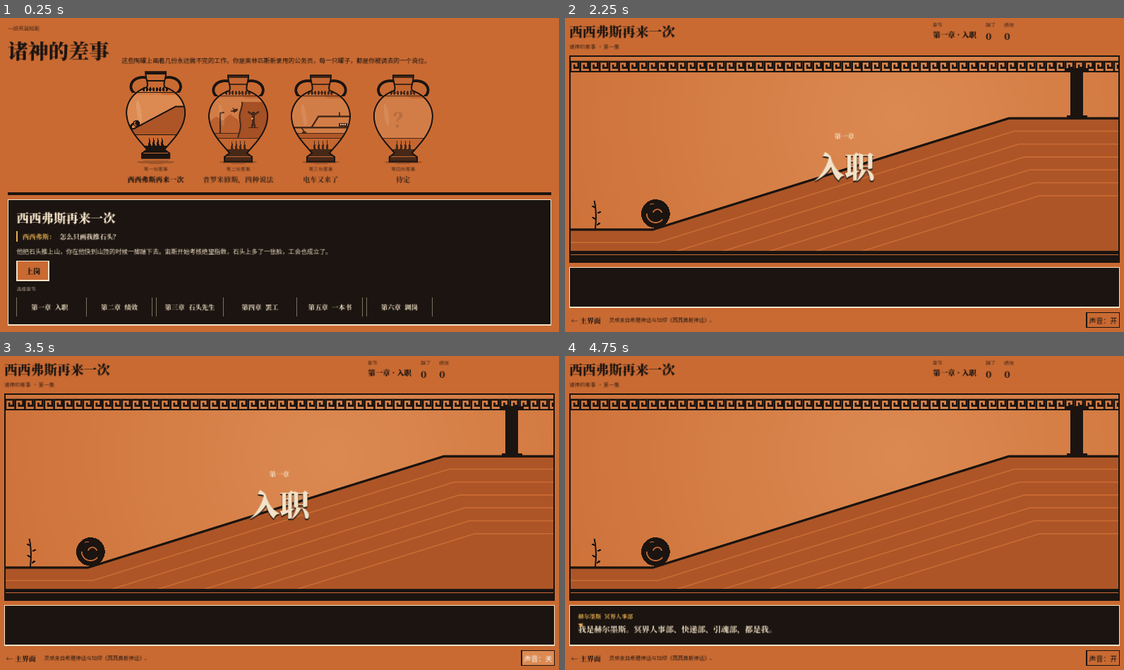
Above: before the commit, frames 1-4 (two rows, left to right).
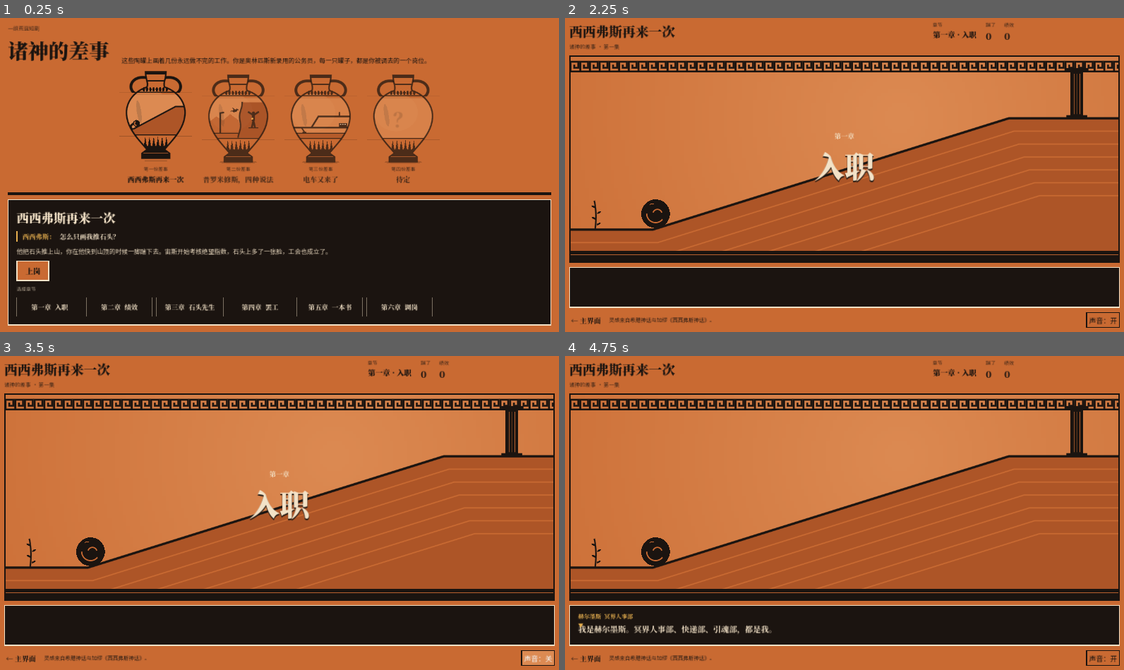
Above: after the commit, the same moments.

Repository: sunnyyan991/Sisyphus
Game: Godot game, scene res://scenes/menu.tscn
Same seed, same stepped clock (60 frames per second), same inputs: the game is played once before the commit and once after it.
Inputs (mouse positions are in pixels of both pictures, inside the frame that each line leads up to):
- Up to frame 1 (0.25 s): no input
- Up to frame 2 (2.25 s): click "上岗" at 0.5 s; click "← 主界面" at 1.25 s; click "从头开始" at 2 s
- Up to frame 3 (3.5 s): click "声音：开" at 2.75 s
- Up to frame 4 (4.75 s): click "声音：关" at 3.5 s; tap Enter at 4.25, 4.35 s; move the mouse to (967, 497) at 4.27 s; hold Right from 4.28 s (still down); click (967, 497) at 4.42 s; tap Space at 4.52 s

The runs differ from the first frame. In frame 1, 1.4% of the frame differs, in the area x 21-79%, y 16-47%; in frame 2, 0.5%; in frame 3, 0.5%; in frame 4, 0.5%.

Commit message:
Godot: render static art once into textures to raise frame rate
- CachedLayer draws into a SubViewport once and shows the texture
- Episode backdrop and the static parts of each vase use it; only moving
  things are redrawn each frame, and only the selected vase animates
- Screen shake moves the layers instead of redrawing them
- Draw calls per frame: menu 412 -> 68, episode 280 -> 67
- Add tests/bench.tscn to measure frame time

Co-Authored-By: Claude Opus 5.5 <noreply@anthropic.com>
Claude-Session: https://claude.ai/code/session_01W22noXedUE3fMor4KsuWDA

Diff:
--- /dev/null
+++ b/godot-project/scripts/cached_layer.gd
@@ -0,0 +1,49 @@
+class_name CachedLayer
+extends Control
+## A layer that renders its drawing into a texture once and then shows that texture,
+## so a static picture costs one draw call per frame instead of hundreds.
+## Connect to `paint` to draw; call refresh() when the picture changes.
+
+signal paint(cv: CanvasItem)
+
+var _vp: SubViewport
+var _canvas: Node2D
+var _rect: TextureRect
+
+
+func _init() -> void:
+	mouse_filter = Control.MOUSE_FILTER_IGNORE
+	set_anchors_and_offsets_preset(Control.PRESET_FULL_RECT)
+	_vp = SubViewport.new()
+	_vp.transparent_bg = true
+	_vp.disable_3d = true
+	_vp.render_target_update_mode = SubViewport.UPDATE_ONCE
+	add_child(_vp)
+	_canvas = Node2D.new()
+	_vp.add_child(_canvas)
+	_canvas.draw.connect(func(): paint.emit(_canvas))
+	_rect = TextureRect.new()
+	_rect.set_anchors_and_offsets_preset(Control.PRESET_FULL_RECT)
+	_rect.mouse_filter = Control.MOUSE_FILTER_IGNORE
+	_rect.expand_mode = TextureRect.EXPAND_IGNORE_SIZE
+	_rect.stretch_mode = TextureRect.STRETCH_SCALE
+	_rect.texture = _vp.get_texture()
+	add_child(_rect)
+	resized.connect(refresh)
+
+
+## Re-render the picture into the texture (at screen resolution, so it stays sharp).
+func refresh() -> void:
+	if not is_inside_tree() or size.x < 1.0 or size.y < 1.0:
+		return
+	var k := get_viewport().get_final_transform().get_scale().x if get_viewport() else 1.0
+	k = clampf(k, 1.0, 3.0)
+	_vp.size = Vector2i(ceili(size.x * k), ceili(size.y * k))
+	_canvas.scale = Vector2(k, k)
+	_canvas.queue_redraw()
+	_vp.render_target_update_mode = SubViewport.UPDATE_ONCE
+
+
+func _notification(what: int) -> void:
+	if what == NOTIFICATION_ENTER_TREE:
+		refresh.call_deferred()
--- a/godot-project/scripts/episode_base.gd
+++ b/godot-project/scripts/episode_base.gd
@@ -33,6 +33,8 @@
 
 # ---------- UI nodes ----------
 var stage: Control
+var bg_layer: CachedLayer   # static backdrop, rendered once into a texture
+var fx_layer: Control   # everything that moves, redrawn every frame
 var hud_box: HBoxContainer
 var chap_value: Label
 var who_label: Label
@@ -73,6 +75,7 @@
 func custom_tap(_s: Dictionary, _pos) -> void: pass
 func custom_key(_e: InputEventKey) -> bool: return false
 func custom_update(_dt: float) -> void: pass
+func draw_backdrop(_cv: CanvasItem) -> void: pass
 func draw_scene(_cv: CanvasItem) -> void: pass
 func draw_front(_cv: CanvasItem) -> void: pass
 func end_texts() -> Dictionary: return {"text": "", "quote": "", "verdict": ""}
@@ -171,8 +174,15 @@
 	stage.clip_contents = true
 	stage.mouse_filter = Control.MOUSE_FILTER_STOP
 	frame.add_child(stage)
-	stage.draw.connect(_on_stage_draw)
 	stage.gui_input.connect(_on_stage_input)
+	bg_layer = CachedLayer.new()
+	bg_layer.paint.connect(func(c): draw_backdrop(c))
+	stage.add_child(bg_layer)
+	fx_layer = Control.new()
+	fx_layer.set_anchors_and_offsets_preset(Control.PRESET_FULL_RECT)
+	fx_layer.mouse_filter = Control.MOUSE_FILTER_IGNORE
+	fx_layer.draw.connect(_on_stage_draw)
+	stage.add_child(fx_layer)
 	_build_cards()
 
 	# dialogue scroll
@@ -508,7 +518,19 @@
 		d["p"] += d["v"] * dt
 		d["v"].y += 220.0 * dt
 	dust = dust.filter(func(d): return d["life"] > 0.0)
-	stage.queue_redraw()
+	# screen shake moves the two layers instead of re-drawing the backdrop
+	var off := Vector2.ZERO
+	if shake > 0.0:
+		var k := shake * 30.0
+		off = Vector2((randf() - 0.5) * k, (randf() - 0.5) * k)
+	bg_layer.position = off
+	fx_layer.position = off
+	fx_layer.queue_redraw()
+
+
+## Ask for the static backdrop to be repainted (when something in it changes).
+func redraw_backdrop() -> void:
+	bg_layer.refresh()
 
 
 # ===== drawing =====
@@ -525,12 +547,9 @@
 
 
 func _on_stage_draw() -> void:
-	var cv := stage
+	var cv := fx_layer
 	var size := stage.size
 	shake_off = Vector2.ZERO
-	if shake > 0.0:
-		var k := shake * 30.0
-		shake_off = Vector2((randf() - 0.5) * k, (randf() - 0.5) * k)
 	xf_reset(cv)
 	heads.clear()
 	draw_scene(cv)
--- a/godot-project/scripts/episodes/sisyphus.gd
+++ b/godot-project/scripts/episodes/sisyphus.gd
@@ -557,9 +557,13 @@
 
 
 # ---------- drawing ----------
+func draw_backdrop(cv: CanvasItem) -> void:
+	geo()
+	_scene(cv)
+
+
 func draw_scene(cv: CanvasItem) -> void:
 	geo()
-	_scene(cv)
 	_book(cv)
 	_actors(cv)
 	_boulder(cv)
--- a/godot-project/scripts/menu.gd
+++ b/godot-project/scripts/menu.gd
@@ -12,7 +12,9 @@
 const QUIP_MID := {"sisyphus": 3, "prometheus": 4, "trolley": 4, "tbd": 99}
 
 var sel := 0
-var vases: Array[Control] = []
+var vases: Array[Control] = []        # one holder per vase
+var paints: Array[Control] = []       # the animated painting layer of each vase
+var layers: Array[Control] = []       # every layer, for full repaints
 var t := 0.0
 var info: VBoxContainer
 var scroll: ScrollContainer
@@ -66,10 +68,17 @@
 		item.mouse_filter = Control.MOUSE_FILTER_STOP
 		item.mouse_default_cursor_shape = Control.CURSOR_POINTING_HAND
 		item.gui_input.connect(_on_vase_input.bind(i))
+		# a vase is three stacked layers: body (static), painting (animated), bands and outline (static)
 		var canvas := Control.new()
 		canvas.custom_minimum_size = Vector2(165, 215)
 		canvas.mouse_filter = Control.MOUSE_FILTER_IGNORE
-		canvas.draw.connect(_draw_vase.bind(canvas, i))
+		for kind in ["base", "paint", "top"]:
+			var layer := CachedLayer.new()
+			layer.paint.connect(_draw_layer.bind(layer, i, kind))
+			canvas.add_child(layer)
+			layers.append(layer)
+			if kind == "paint":
+				paints.append(layer)
 		item.add_child(canvas)
 		var no := _label("第%s份差事" % e["no"], Game.sans, 11, Color(Game.INK, 0.7))
 		no.horizontal_alignment = HORIZONTAL_ALIGNMENT_CENTER
@@ -100,6 +109,7 @@
 	info.add_theme_constant_override("separation", 10)
 	panel.add_child(info)
 	_render_info()
+	_repaint_all.call_deferred()
 
 
 func _label(txt: String, font: Font, size: int, c: Color) -> Label:
@@ -218,6 +228,7 @@
 	Game.set_menu_sel(i)
 	Game.sfx("tick")
 	_render_info()
+	_repaint_all()
 	var item: Control = vases[i].get_parent()
 	scroll.ensure_control_visible(item)
 
@@ -236,8 +247,18 @@
 
 func _process(dt: float) -> void:
 	t += dt
-	for v in vases:
-		v.queue_redraw()
+	paints[sel].refresh()
+
+
+func _repaint_all() -> void:
+	for l in layers:
+		l.refresh()
+	for i in vases.size():
+		var lift := -8.0 if i == sel else 0.0
+		for l in vases[i].get_children():
+			l.position.y = lift
+		# unselected vases fade a little toward the wall
+		vases[i].modulate = Color(1, 1, 1, 1.0 if i == sel else 0.72)
 
 
 # ---------- the vase ----------
@@ -254,15 +275,32 @@
 	return pts
 
 
-## The vase's left edge as (y -> x), from its outline. The vase is symmetric.
-func _left_x(poly: PackedVector2Array, w: float, y: float) -> float:
-	var half := poly.size() / 2
-	for i in range(1, half):
-		var a := poly[i - 1]
-		var b := poly[i]
-		if (a.y <= y and b.y >= y) and b.y != a.y:
-			return lerpf(a.x, b.x, (y - a.y) / (b.y - a.y))
-	return w * 0.5
+var _geo_size := Vector2.ZERO
+var _poly := PackedVector2Array()
+var _left := PackedFloat32Array()   # left edge x for each pixel row
+
+
+func _geometry(w: float, h: float) -> PackedVector2Array:
+	if _geo_size != Vector2(w, h):
+		_geo_size = Vector2(w, h)
+		_poly = _vase_poly(w, h)
+		_left.resize(int(h) + 2)
+		var half := _poly.size() / 2
+		for row in _left.size():
+			var y := float(row)
+			_left[row] = w * 0.5
+			for i in range(1, half):
+				var a := _poly[i - 1]
+				var b := _poly[i]
+				if a.y <= y and b.y >= y and b.y != a.y:
+					_left[row] = lerpf(a.x, b.x, (y - a.y) / (b.y - a.y))
+					break
+	return _poly
+
+
+## The vase's left edge at height y. The vase is symmetric.
+func _left_x(_poly_unused: PackedVector2Array, _w: float, y: float) -> float:
+	return _left[clampi(int(y), 0, _left.size() - 1)]
 
 
 ## A horizontal band between y0 and y1 that follows the vase's outline.
@@ -280,73 +318,69 @@
 	c.draw_colored_polygon(left, col)
 
 
-func _draw_vase(c: Control, i: int) -> void:
+func _draw_layer(c: CanvasItem, layer: CachedLayer, i: int, kind: String) -> void:
 	var e: Dictionary = Game.EPISODES[i]
 	var active := i == sel
-	var w := c.size.x
-	var h := c.size.y
-	var lift := -8.0 if active else 0.0
-	c.draw_set_transform(Vector2(0, lift))
-	# shadow
-	Paint.ellipse(c, Vector2(w * 0.5, h * 0.975 - lift), w * 0.26, h * 0.018, 0.0, Color(Game.INK, 0.25))
-	# handles
-	for s in [[1.0, 0.36], [-1.0, 0.64]]:
-		var x: float = s[1]
-		var sg: float = s[0]
-		Paint.polyline(c, Paint.cubic_pts(Vector2(w * x, h * .12), Vector2(w * (x - sg * .2), h * .1), Vector2(w * (x - sg * .26), h * .24), Vector2(w * (x - sg * .14), h * .29)), Game.INK, maxf(3.0, w * 0.03))
-	var poly := _vase_poly(w, h)
-	c.draw_colored_polygon(poly, Game.CLAY)
-	Paint.ellipse(c, Vector2(w * 0.4, h * 0.45), w * 0.3, h * 0.2, 0.0, Color(Game.LIGHT, 0.6))
-	# the painted panel: draw the painting, then mask what falls outside the vase
-	var px := w * 0.1
-	var py := h * 0.3
-	var pw := w * 0.8
-	var ph := h * 0.42
-	cv = c
-	W = pw
-	H = ph
-	c.draw_set_transform(Vector2(px, py + lift))
-	_paint(e["id"], t if active else 1.4 + i, Game.ep_progress(e["id"]))
-	c.draw_set_transform(Vector2(0, lift))
-	var lm := PackedVector2Array([Vector2(-20, py - 4)])
-	var rm := PackedVector2Array([Vector2(w + 20, py - 4)])
-	for k in 15:
-		var y := lerpf(py - 4, py + ph + 4, k / 14.0)
-		var lx := _left_x(poly, w, y)
-		lm.append(Vector2(lx, y))
-		rm.append(Vector2(w - lx, y))
-	lm.append(Vector2(-20, py + ph + 4))
-	rm.append(Vector2(w + 20, py + ph + 4))
-	c.draw_colored_polygon(lm, Game.CLAY)
-	c.draw_colored_polygon(rm, Game.CLAY)
-	# lip, neck bands, tongues, rays and foot
-	_band(c, poly, w, h * 0.06, h * 0.09, Game.INK)
-	_band(c, poly, w, h * 0.15, h * 0.162, Game.INK)
-	for k in 14:
-		var x := w * (0.2 + k * 0.045)
-		var lx := _left_x(poly, w, h * 0.245)
-		if x > lx + 3 and x < w - lx - 3:
-			Paint.ellipse(c, Vector2(x, h * 0.245), w * 0.016, h * 0.022, 0.0, Game.INK)
-	_band(c, poly, w, h * 0.27, h * 0.278, Game.INK)
-	_band(c, poly, w, h * 0.72, h * 0.73, Game.INK)
-	_band(c, poly, w, h * 0.84, h * 0.97, Game.INK)
-	for k in 10:
-		var x := w * (0.24 + k * 0.058)
-		var lx := _left_x(poly, w, h * 0.84)
-		if x - w * 0.02 > lx and x + w * 0.02 < w - lx:
-			c.draw_colored_polygon(PackedVector2Array([Vector2(x - w * 0.02, h * 0.84), Vector2(x, h * 0.745), Vector2(x + w * 0.02, h * 0.84)]), Game.INK)
-	c.draw_line(Vector2(w * 0.31, h * 0.92), Vector2(w * 0.69, h * 0.92), Game.CLAY, 1.2)
-	Paint.ellipse(c, Vector2(w * 0.27, h * 0.48), w * 0.03, h * 0.12, -0.15, Color(Game.BONE, 0.18))
-	if not active:
-		c.draw_colored_polygon(poly, Color(0.72, 0.36, 0.17, 0.28))
-	var outline := poly.duplicate()
-	outline.append(poly[0])
-	c.draw_polyline(outline, Game.INK, 2.0, true)
-	if Game.ep_progress(e["id"])["done"]:
-		var r := Rect2(w * 0.7, h * 0.02, 52, 20)
-		c.draw_rect(r, Game.INK)
-		Paint.text(c, Game.sans, r.get_center(), "已完成", 11, Game.GOLD, 0)
-	c.draw_set_transform(Vector2.ZERO)
+	var w := layer.size.x
+	var h := layer.size.y
+	var poly := _geometry(w, h)
+	if kind == "base":
+		Paint.ellipse(c, Vector2(w * 0.5, h * 0.975 + (8.0 if active else 0.0)), w * 0.26, h * 0.018, 0.0, Color(Game.INK, 0.25))
+		for s in [[1.0, 0.36], [-1.0, 0.64]]:
+			var x: float = s[1]
+			var sg: float = s[0]
+			Paint.polyline(c, Paint.cubic_pts(Vector2(w * x, h * .12), Vector2(w * (x - sg * .2), h * .1), Vector2(w * (x - sg * .26), h * .24), Vector2(w * (x - sg * .14), h * .29)), Game.INK, maxf(3.0, w * 0.03))
+		c.draw_colored_polygon(poly, Game.CLAY)
+		Paint.ellipse(c, Vector2(w * 0.4, h * 0.45), w * 0.3, h * 0.2, 0.0, Color(Game.LIGHT, 0.6))
+	elif kind == "paint":
+		# the painted panel: draw the painting, then mask what falls outside the vase
+		var px := w * 0.1
+		var py := h * 0.3
+		var pw := w * 0.8
+		var ph := h * 0.42
+		cv = c
+		W = pw
+		H = ph
+		c.draw_set_transform(Vector2(px, py))
+		_paint(e["id"], t if active else 1.4 + i, Game.ep_progress(e["id"]))
+		c.draw_set_transform(Vector2.ZERO)
+		var lm := PackedVector2Array([Vector2(-20, py - 4)])
+		var rm := PackedVector2Array([Vector2(w + 20, py - 4)])
+		for k in 15:
+			var y := lerpf(py - 4, py + ph + 4, k / 14.0)
+			var lx := _left_x(poly, w, y)
+			lm.append(Vector2(lx, y))
+			rm.append(Vector2(w - lx, y))
+		lm.append(Vector2(-20, py + ph + 4))
+		rm.append(Vector2(w + 20, py + ph + 4))
+		c.draw_colored_polygon(lm, Game.CLAY)
+		c.draw_colored_polygon(rm, Game.CLAY)
+	else:
+		# lip, neck bands, tongues, rays and foot
+		_band(c, poly, w, h * 0.06, h * 0.09, Game.INK)
+		_band(c, poly, w, h * 0.15, h * 0.162, Game.INK)
+		for k in 14:
+			var x := w * (0.2 + k * 0.045)
+			var lx := _left_x(poly, w, h * 0.245)
+			if x > lx + 3 and x < w - lx - 3:
+				Paint.ellipse(c, Vector2(x, h * 0.245), w * 0.016, h * 0.022, 0.0, Game.INK)
+		_band(c, poly, w, h * 0.27, h * 0.278, Game.INK)
+		_band(c, poly, w, h * 0.72, h * 0.73, Game.INK)
+		_band(c, poly, w, h * 0.84, h * 0.97, Game.INK)
+		for k in 10:
+			var x := w * (0.24 + k * 0.058)
+			var lx := _left_x(poly, w, h * 0.84)
+			if x - w * 0.02 > lx and x + w * 0.02 < w - lx:
+				c.draw_colored_polygon(PackedVector2Array([Vector2(x - w * 0.02, h * 0.84), Vector2(x, h * 0.745), Vector2(x + w * 0.02, h * 0.84)]), Game.INK)
+		c.draw_line(Vector2(w * 0.31, h * 0.92), Vector2(w * 0.69, h * 0.92), Game.CLAY, 1.2)
+		Paint.ellipse(c, Vector2(w * 0.27, h * 0.48), w * 0.03, h * 0.12, -0.15, Color(Game.BONE, 0.18))
+		var outline := poly.duplicate()
+		outline.append(poly[0])
+		c.draw_polyline(outline, Game.INK, 2.0, true)
+		if Game.ep_progress(e["id"])["done"]:
+			var r := Rect2(w * 0.7, h * 0.02, 52, 20)
+			c.draw_rect(r, Game.INK)
+			Paint.text(c, Game.sans, r.get_center(), "已完成", 11, Game.GOLD, 0)
 
 
 # ---------- paintings: each draws inside W×H, with marks left by progress ----------
--- /dev/null
+++ b/godot-project/tests/bench.gd
@@ -0,0 +1,34 @@
+extends Node
+## Measures frame time on the menu and in an episode. Env: WHAT=menu|episode
+var t := 0.0
+var frames := 0
+var acc := 0.0
+var draws := 0.0
+var ep
+
+func _ready() -> void:
+	Game.sound_on = false
+	if OS.get_environment("WHAT") == "episode":
+		Game.start_chapter = 2
+		ep = load("res://scenes/sisyphus.tscn").instantiate()
+	else:
+		ep = load("res://scenes/menu.tscn").instantiate()
+	add_child(ep)
+
+func _process(dt: float) -> void:
+	t += dt
+	if ep is EpisodeBase:
+		var s: String = ep.step.get("t", "")
+		if s == "say":
+			if ep.typing: ep.finish_typing()
+			else: ep.tap(null)
+		elif s == "chapter" and ep.chap_t > 0.3:
+			ep.tap(null)
+	if t > 1.0:
+		frames += 1
+		acc += dt
+		draws += Performance.get_monitor(Performance.RENDER_TOTAL_DRAW_CALLS_IN_FRAME)
+	if t > 6.0:
+		print("BENCH %s fps=%.1f draw_calls=%.0f process_ms=%.2f" % [OS.get_environment("WHAT"), frames / acc, draws / frames, Performance.get_monitor(Performance.TIME_PROCESS) * 1000.0])
+		get_tree().quit()
+		set_process(false)
--- /dev/null
+++ b/godot-project/tests/bench.tscn
@@ -0,0 +1,6 @@
+[gd_scene load_steps=2 format=3]
+
+[ext_resource type="Script" path="res://tests/bench.gd" id="1"]
+
+[node name="Bench" type="Node"]
+script = ExtResource("1")
